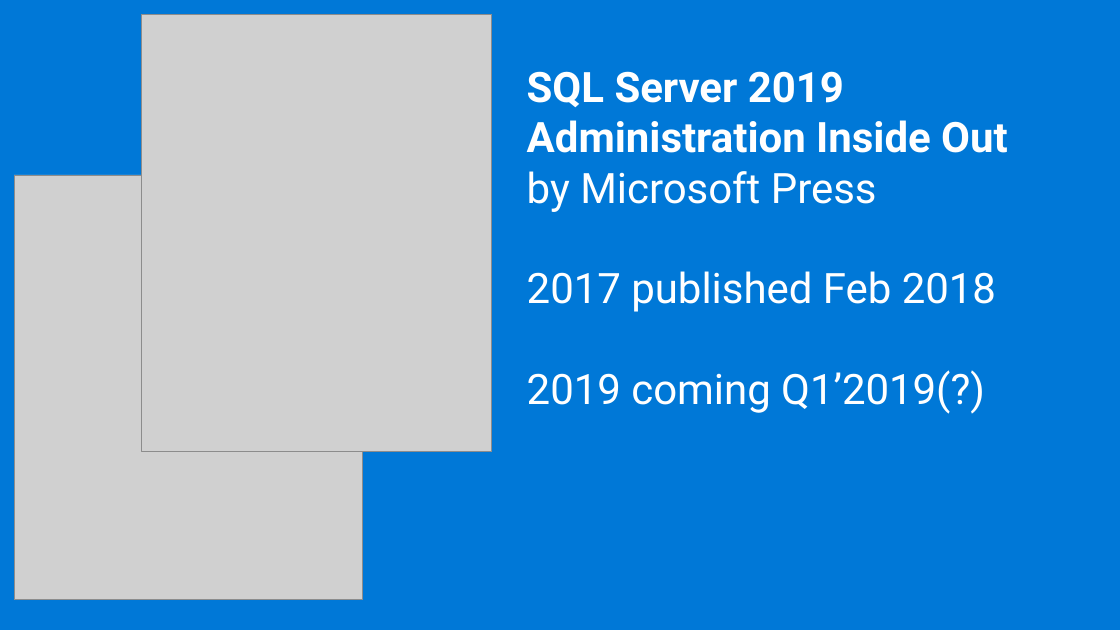
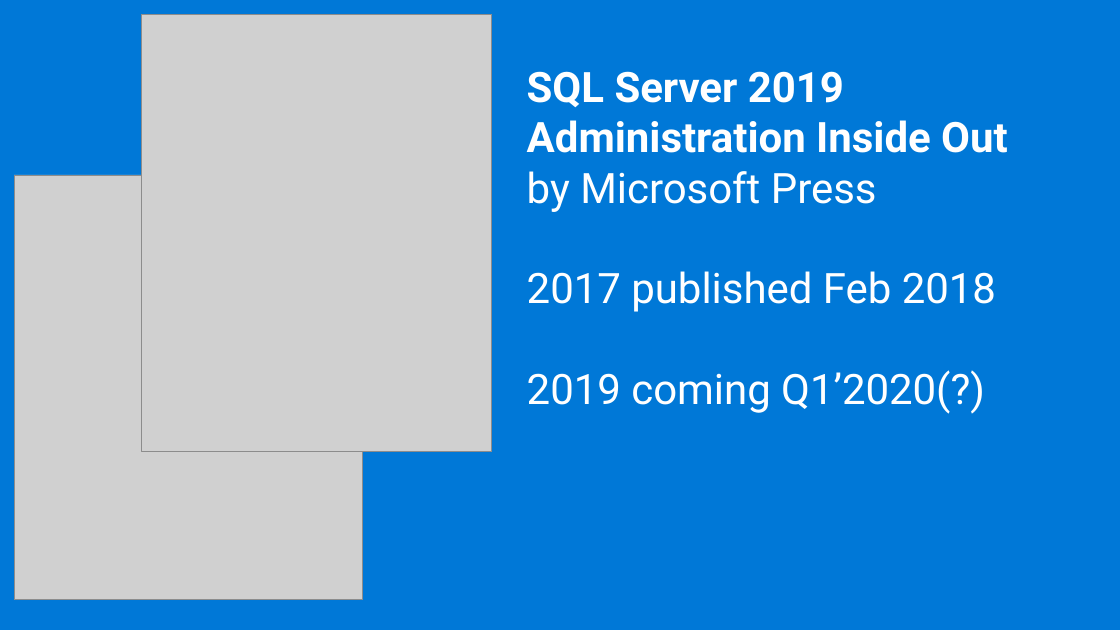
Before and after one commit to williamadba/Public-Presentations, a slide deck: slide 58 of Data Architecture Virtual User Group/What's New in SQL 2019.pptx. Drawn at 1120x630 pixels with LibreOffice and Linux fonts; fonts in the diff are those of the drawing; grey boxes stand for pictures. Boxes give left, top, right and bottom in pixels: in the first picture for what was removed or moved away, otherwise in the second. Text is boxed around its words. In the diff, an @@ line names an element or a change of style, - is before the commit and + after.

```diff
--- a/Data Architecture Virtual User Group/What's New in SQL 2019.pptx
+++ b/Data Architecture Virtual User Group/What's New in SQL 2019.pptx
@@ text at [527, 370, 985, 414]: text changed @@
-2019 coming Q1’2019(?)
+2019 coming Q1’2020(?)
```
Also in this commit, not shown: 4 other slides changed.
